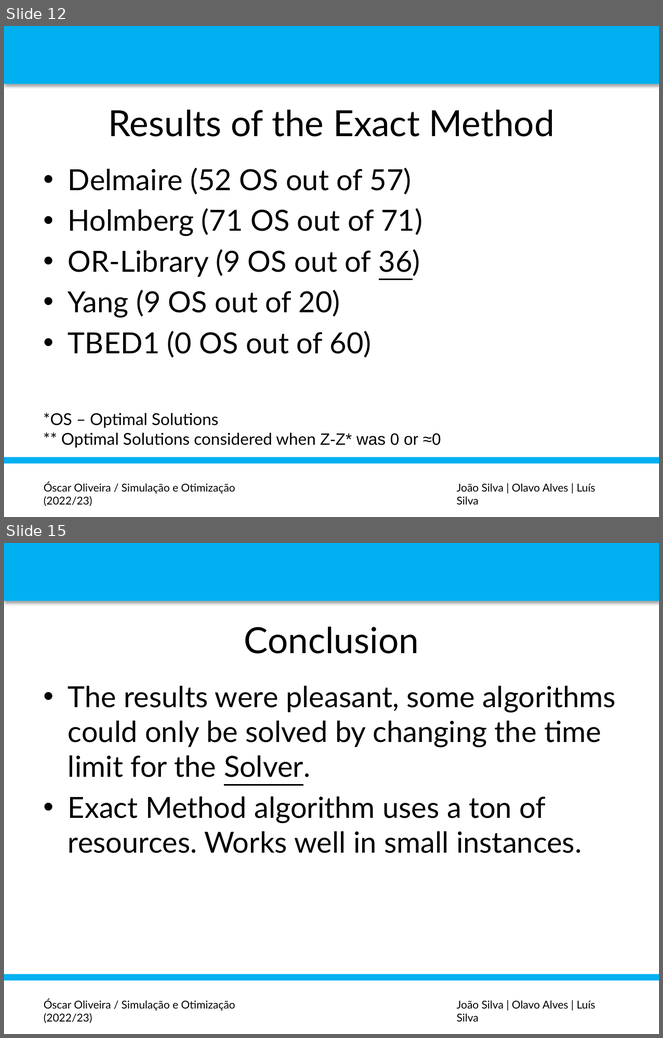
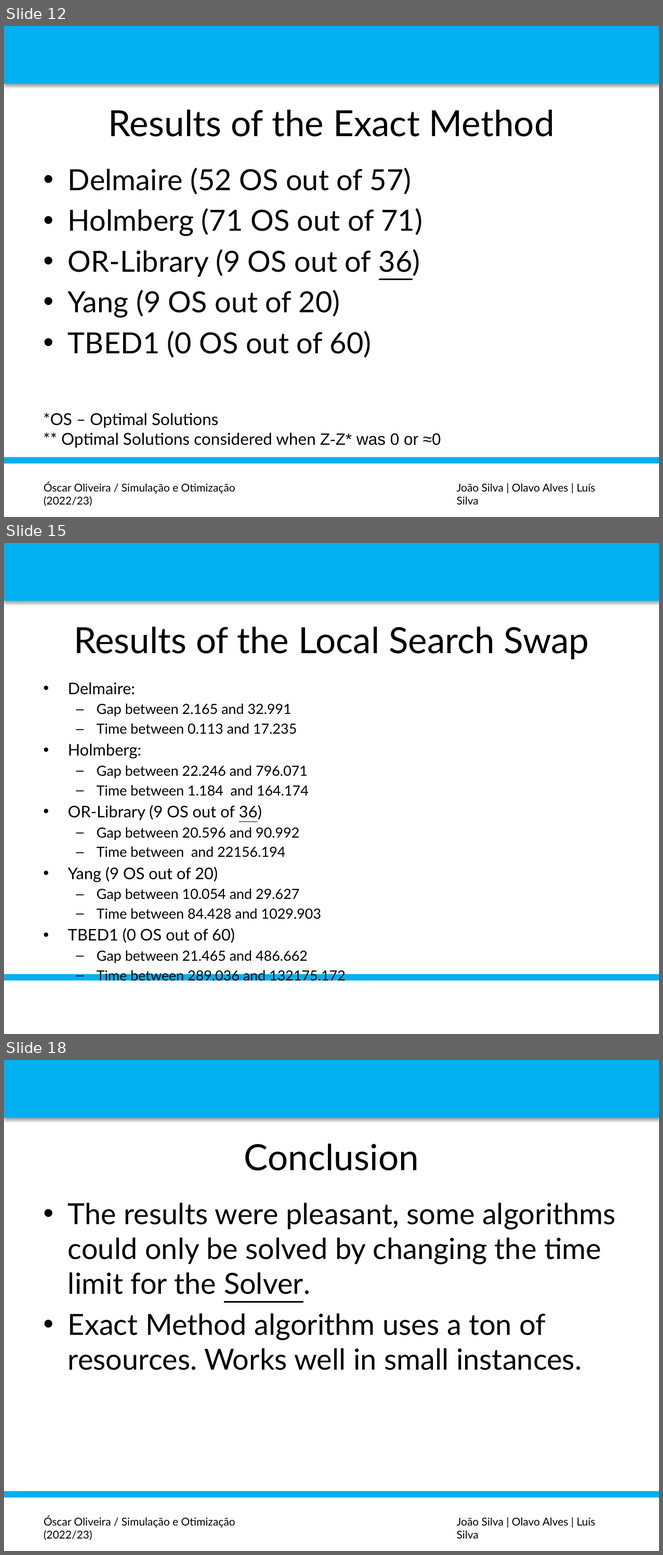
Before and after one commit to luispedro30/SO_trabalho, a slide deck: P_POINT_SO.pptx. Shown one above the other, each under a label of ours: slides 12 and 15 before the commit, slides 12, 15 and 18 after it; the slides between them are not shown. The pictures are 663x1038 and 663x1555 pixels, drawn with LibreOffice and Linux fonts; fonts in the diff are those of the drawing; background and template pictures are left out. Boxes give left, top, right and bottom in pixels: in the first picture for what was removed or moved away, otherwise in the second. Text is boxed around its words. In the diff, an @@ line names an element or a change of style, - is before the commit and + after.

```diff
--- a/P_POINT_SO.pptx
+++ b/P_POINT_SO.pptx
@@ slide 15 added at (4, 543, 659, 1034), background #FFFFFF; not listed: 2 template elements that a slide beside it also shows @@
@@ title added at (74, 627, 590, 659), 39.6 pt, text #000000 @@
+Results of the Local Search Swap
@@ text added at (68, 682, 322, 964), 15.4 pt, text #000000 @@
+• Delmaire:
+  – Gap between 2.165 and 32.991
+  – Time between 0.113 and 17.235
+• Holmberg:
+  – Gap between 22.246 and 796.071
+  – Time between 1.184 and 164.174
+• OR-Library (9 OS out of 36)
+  – Gap between 20.596 and 90.992
+  – Time between and 22156.194
+• Yang (9 OS out of 20)
+  – Gap between 10.054 and 29.627
+  – Time between 84.428 and 1029.903
+• TBED1 (0 OS out of 60)
+  – Gap between 21.465 and 486.662
+  – Time between 289.036 and 132175.172
@@ what was slide 15 is now slide 18 @@
```
Also in this commit, not shown: 2 slides changed, 2 other slides added.
